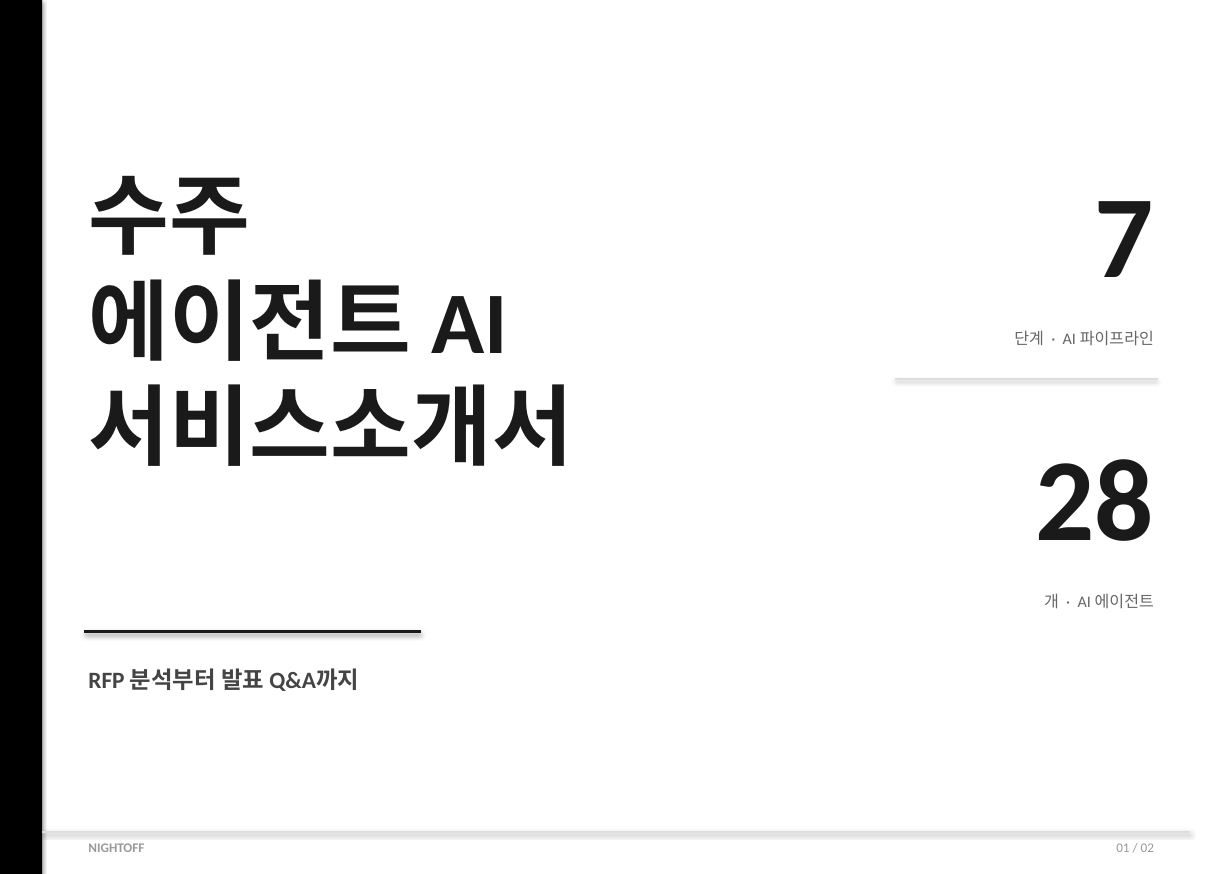
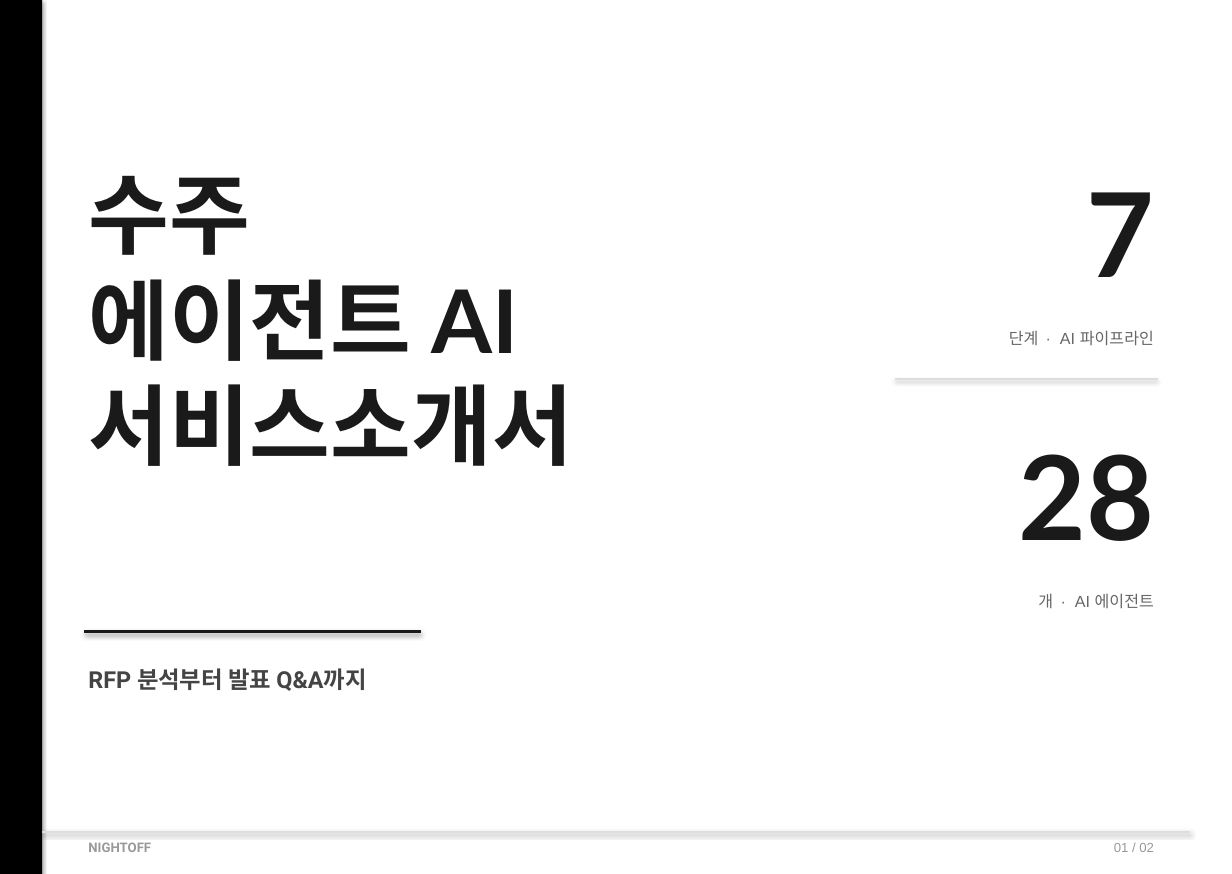
Before and after one commit to tinyvaultofficial-ux/nightoff, a slide deck: slide 1 of _shape_test.pptx. Drawn at 1232x874 pixels with LibreOffice and Linux fonts; fonts in the diff are those of the drawing. Boxes give left, top, right and bottom in pixels: in the first picture for what was removed or moved away, otherwise in the second. Text is boxed around its words. In the diff, an @@ line names an element or a change of style, - is before the commit and + after.

```diff
--- a/_shape_test.pptx
+++ b/_shape_test.pptx
@@ font Calibri to Lato in 3 elements at <box>88,175,572,466</box>, <box>1086,192,1154,277</box>, <box>1018,454,1154,541</box> @@
@@ text "RFP 분석부터 발표 Q&A까지" at <box>88,668,366,691</box>: font Calibri to Roboto @@
@@ text "NIGHTOFF" at <box>88,842,151,852</box>: font Calibri to Roboto @@
@@ font Calibri to Arial in 3 elements at <box>1009,330,1154,346</box>, <box>1038,593,1154,608</box>, <box>1114,843,1154,852</box> @@
```
Also in this commit, not shown: 1 other slide changed, 3 other files.
